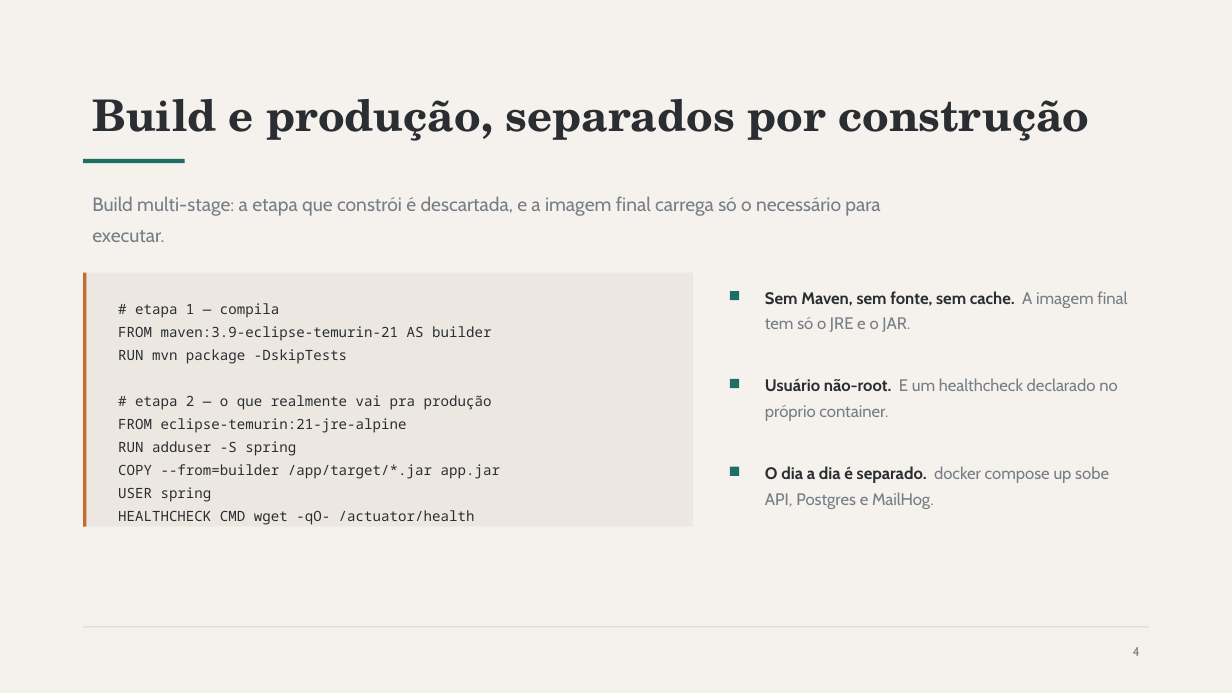
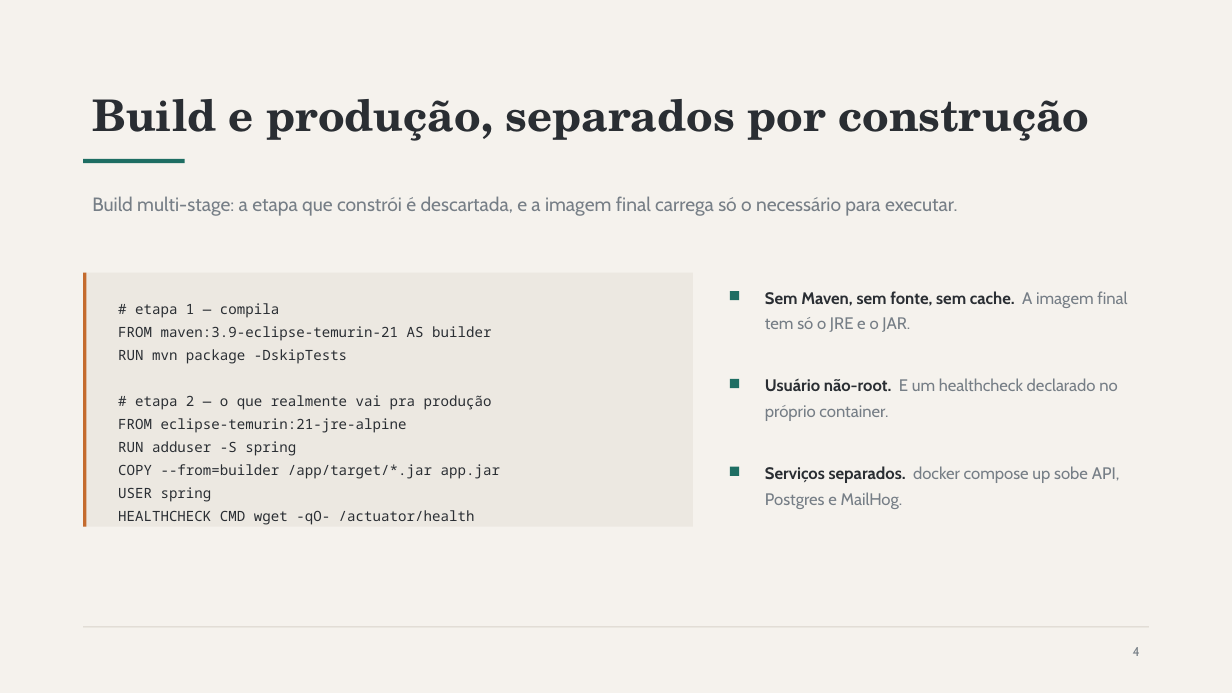
Before and after one commit to Guilherme-Fumagali/tech-challenge-1, a slide deck: slide 4 of docs/apresentacao/Tech-Challenge-Fase2.pptx. Drawn at 1232x693 pixels with LibreOffice and Linux fonts; fonts in the diff are those of the drawing. Boxes give left, top, right and bottom in pixels: in the first picture for what was removed or moved away, otherwise in the second. Text is boxed around its words. In the diff, an @@ line names an element or a change of style, - is before the commit and + after.

Commit message:
docs: ajustes de layout e texto nos slides, EKS 1.33

```diff
--- a/docs/apresentacao/Tech-Challenge-Fase2.pptx
+++ b/docs/apresentacao/Tech-Challenge-Fase2.pptx
@@ text "Build multi-stage: a etapa que ..." rewrapped from (92, 196, 880, 242) to (92, 196, 957, 216) @@
@@ text at (765, 466, 1120, 509): text changed @@
-O dia a dia é separado. docker compose up sobe API, Postgres e MailHog.
+Serviços separados. docker compose up sobe API, Postgres e MailHog.
```
Also in this commit, not shown: 1 other slide changed.
